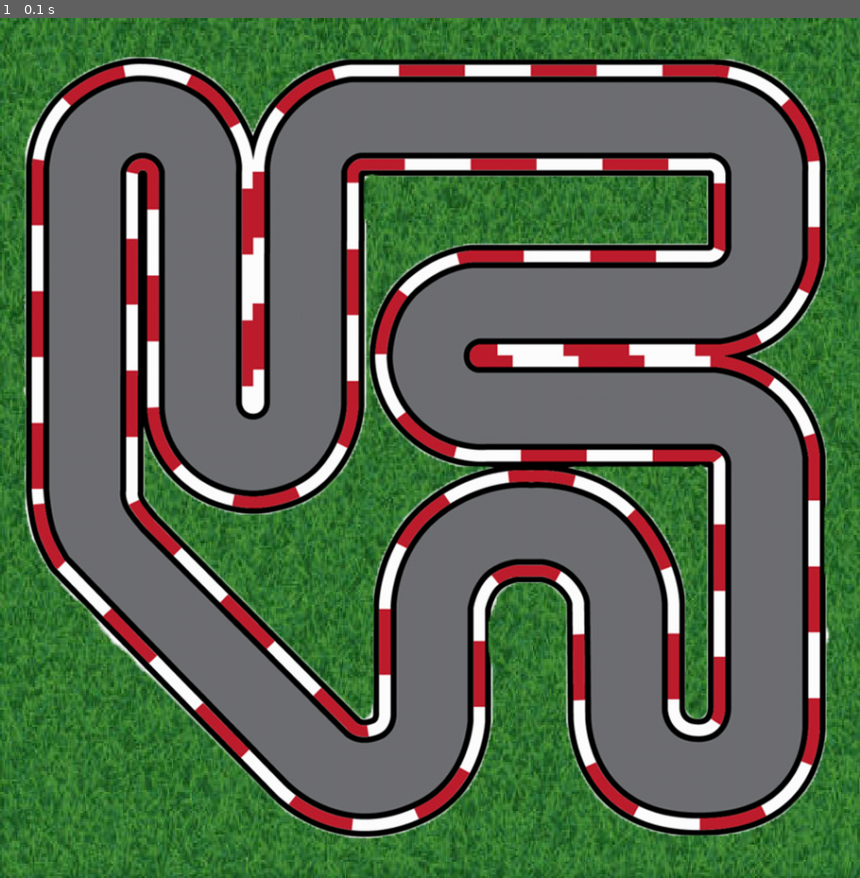
Above: before the commit, frame 1.
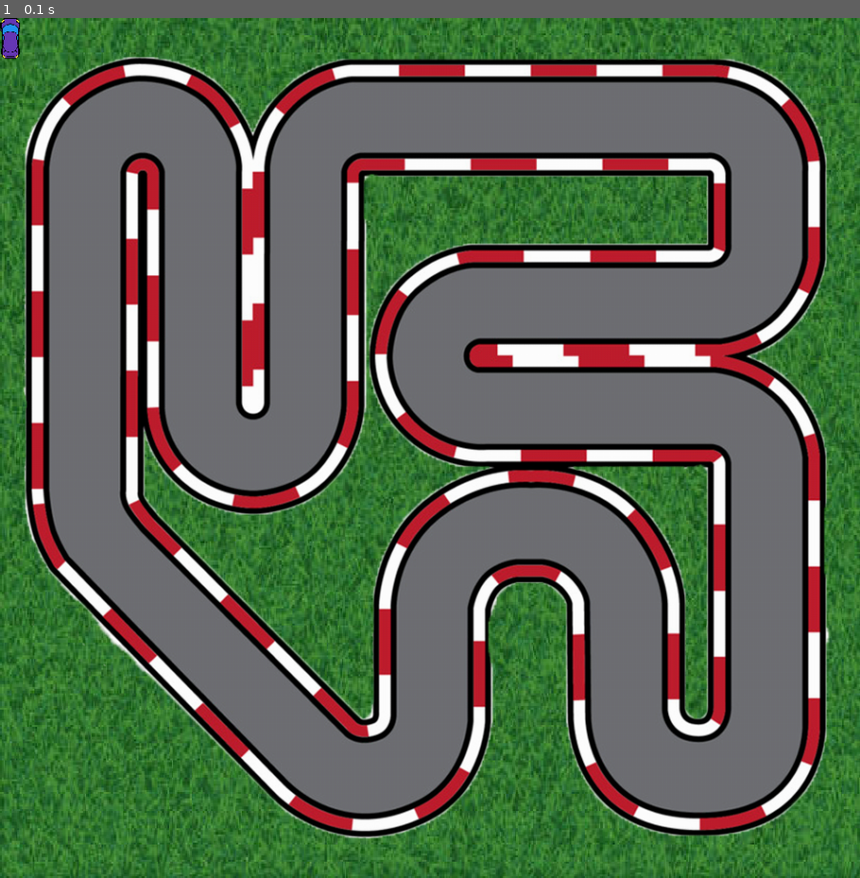
Above: after the commit, the same moment.

Repository: AmirmasoudCS/Pygame-Course
Game: pygame game, started from project_04/main.py
The game is run twice, just before and just after one commit, with the same random seed, the same clock (stepped at 60 frames per second) and the same inputs.
Inputs:
- Up to frame 1 (0.1 s): no input

The runs differ from the first frame. In frame 1, 0.1% of the frame differs, in the area x 0-3%, y 0-5%.

Commit message:
Scaling the cars

Diff:
--- a/project_04/main.py
+++ b/project_04/main.py
@@ -7,6 +7,15 @@
 FINISH = pygame.image.load("./project_04/assets/imgs/finish.png")
 RED_CAR = pygame.image.load("./project_04/assets/imgs/red-car.png")
 PURPLE_CAR = pygame.image.load("./project_04/assets/imgs/purple-car.png")
+
+CAR_WIDTH = RED_CAR.get_width()
+CAR_HEIGHT = RED_CAR.get_height()
+
+SCALE_FACTOR = 0.6
+
+RED_CAR = pygame.transform.scale(RED_CAR, (SCALE_FACTOR*CAR_WIDTH, SCALE_FACTOR*CAR_HEIGHT))
+PURPLE_CAR = pygame.transform.scale(PURPLE_CAR, (SCALE_FACTOR*CAR_WIDTH, SCALE_FACTOR*CAR_HEIGHT))
+
 
 MARGIN = 50
 
@@ -31,6 +40,7 @@
     WIN.blit(GRASS, GRASS_RECT)
     WIN.blit(TRACK, TRACK_RECT)
     WIN.blit(BORDER, BORDER_RECT)
+    WIN.blit(PURPLE_CAR, (0, 0))
 
     pygame.display.update()
 
